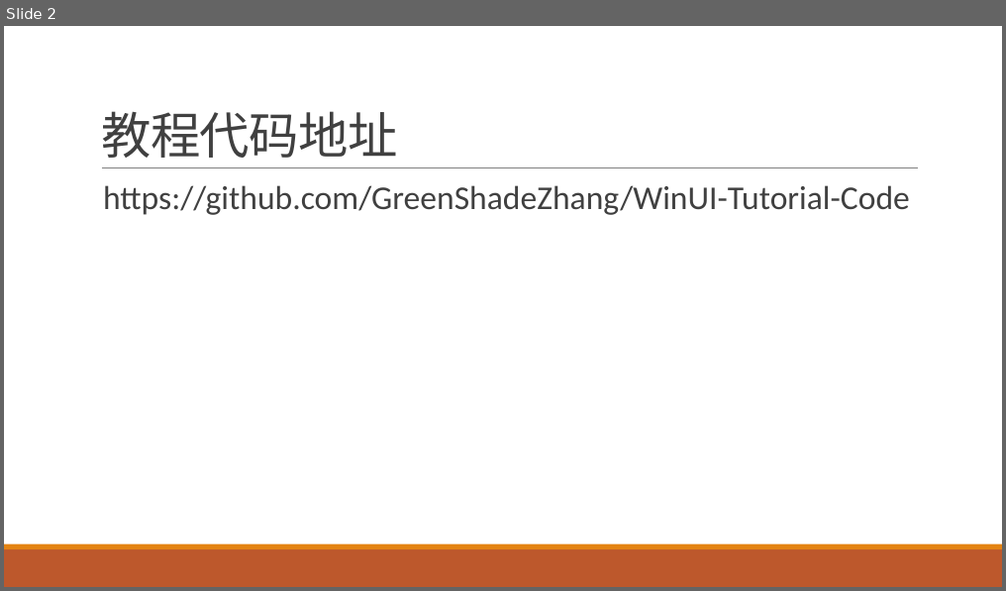
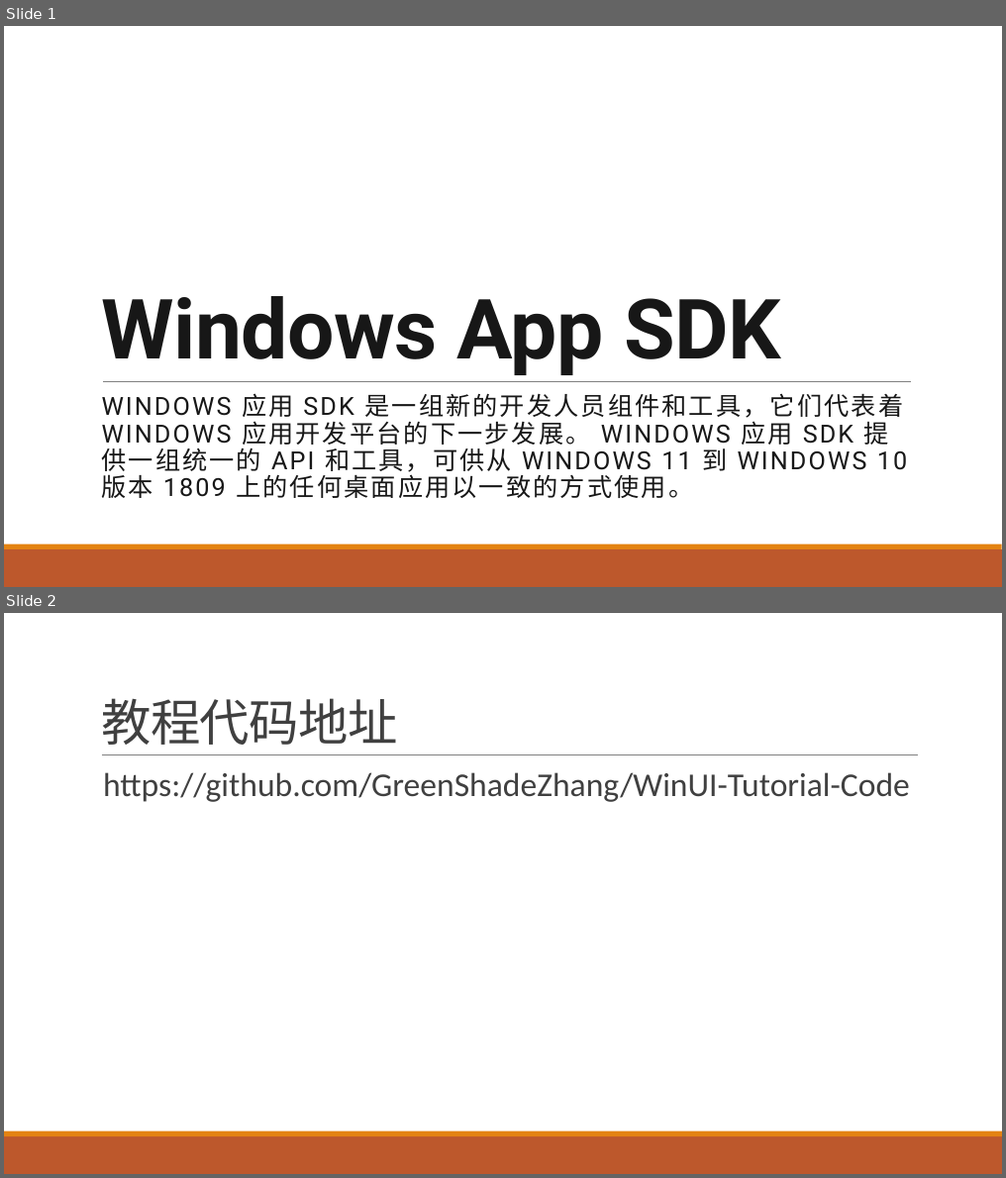
Before and after one commit to GreenShadeZhang/WinUI-Tutorial-Code, a slide deck: 大纲outline.pptx. Shown one above the other, each under a label of ours: slide 2 before the commit, slides 1 and 2 after it. The pictures are 1006x591 and 1006x1178 pixels, drawn with LibreOffice and Linux fonts; fonts in the diff are those of the drawing. Boxes give left, top, right and bottom in pixels: in the first picture for what was removed or moved away, otherwise in the second. Text is boxed around its words. In the diff, an @@ line names an element or a change of style, - is before the commit and + after.

```diff
--- a/大纲outline.pptx
+++ b/大纲outline.pptx
@@ slide 1 added at (4, 26, 1002, 587), background #FFFFFF; not listed: 2 template elements that a slide beside it also shows @@
@@ title added at (101, 296, 781, 375), 80 pt, text #171717, bold @@
+Windows App SDK
@@ line added from (103, 381) to (912, 381), #808080 0.5 pt @@
@@ subtitle added at (102, 393, 907, 498), 24 pt, text #171717 @@
+WINDOWS 应用 SDK 是一组新的开发人员组件和工具，它们代表着 WINDOWS 应用开发平台的下一步发展。 WINDOWS 应用 SDK 提供一组统一的 API 和工具，可供从 WINDOWS 11 到 WINDOWS 10 版本 1809 上的任何桌面应用以一致的方式使用。
```
Also in this commit, not shown: 2 other slides added, 1 slide removed, 4 other files.
